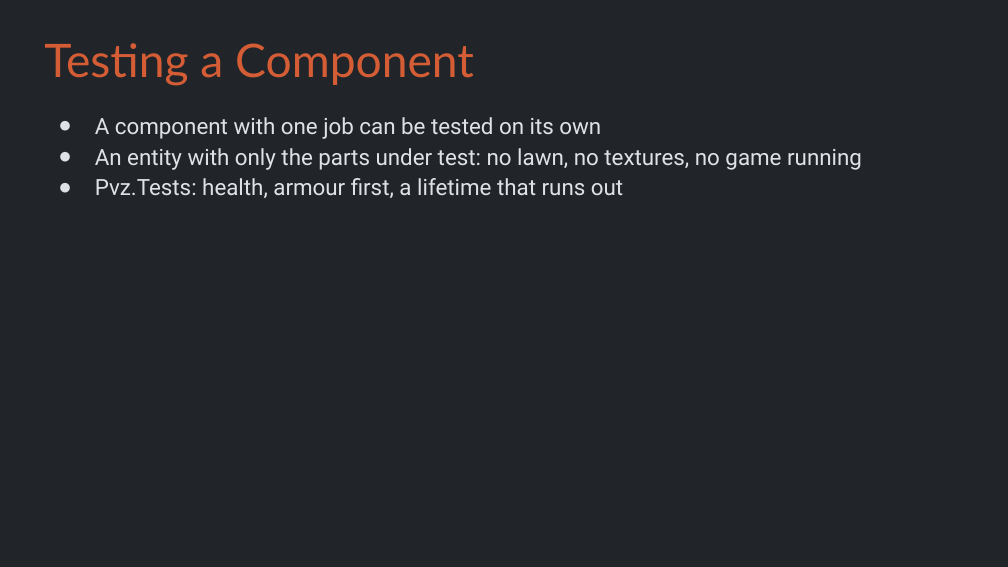
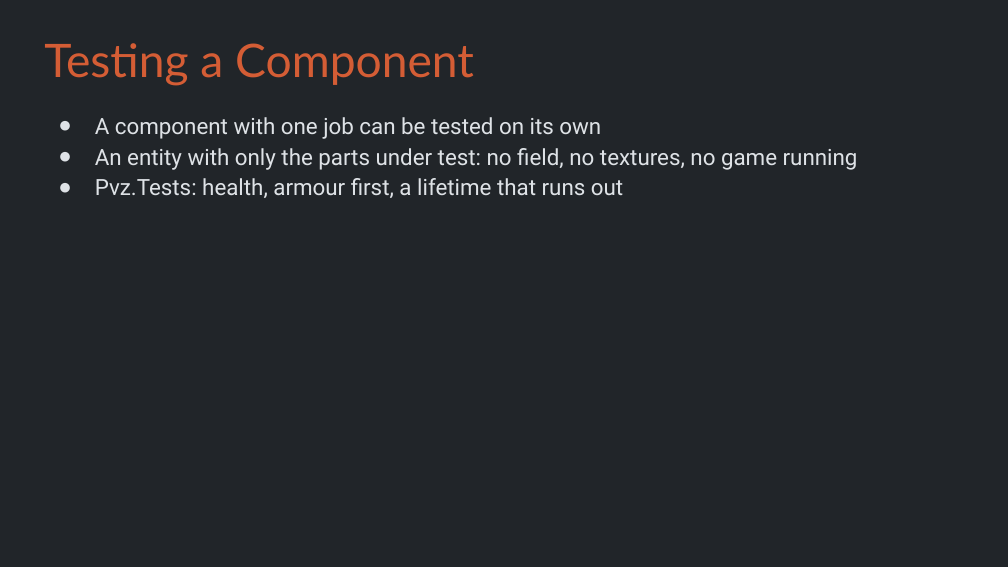
Before and after one commit to Metamate/gar, a slide deck: slide 18 of slides/09 Plants vs. Zombies.pptx. Drawn at 1008x567 pixels with LibreOffice and Linux fonts; fonts in the diff are those of the drawing. Boxes give left, top, right and bottom in pixels: in the first picture for what was removed or moved away, otherwise in the second. Text is boxed around its words. In the diff, an @@ line names an element or a change of style, - is before the commit and + after.

```diff
--- a/slides/09 Plants vs. Zombies.pptx
+++ b/slides/09 Plants vs. Zombies.pptx
@@ text at box(95, 148, 858, 170): text changed @@
-● An entity with only the parts under test: no lawn, no textures, no game running
+● An entity with only the parts under test: no field, no textures, no game running
```
Also in this commit, not shown: 23 other slides changed, 8 other files.
